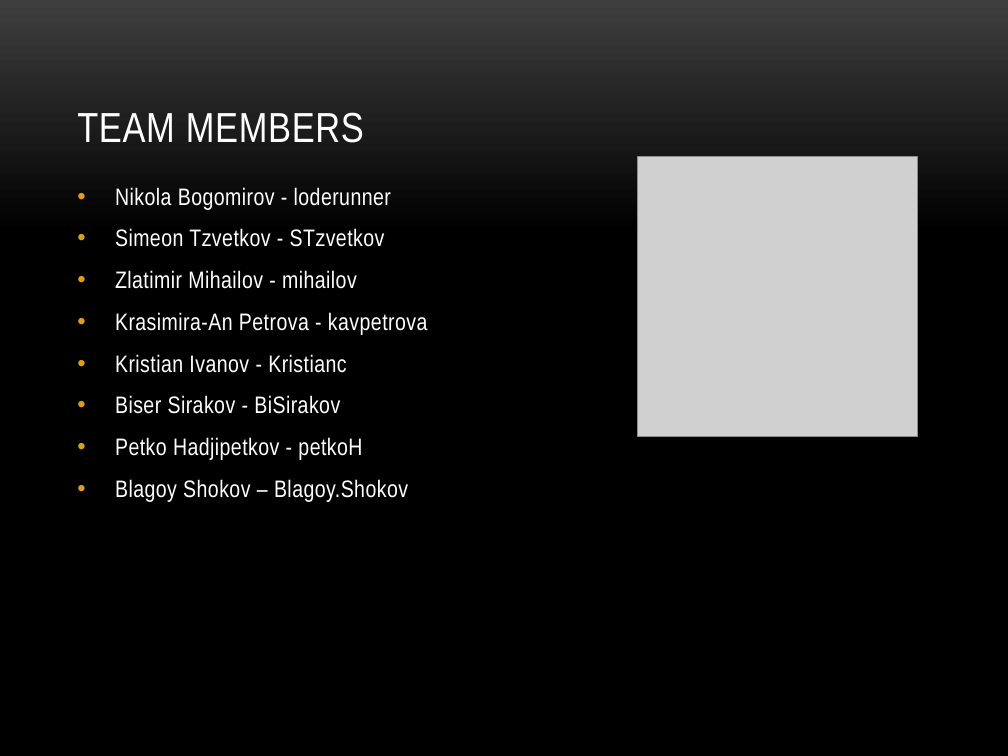
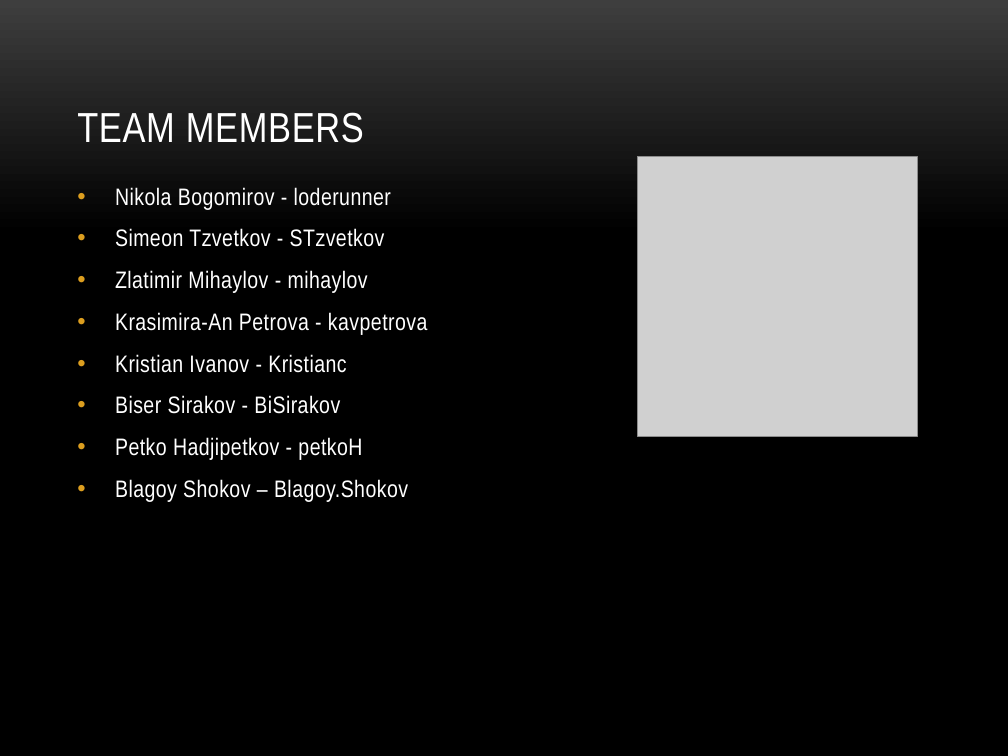
Before and after one commit to STzvetkov/Troll-runner, a slide deck: slide 2 of TeamTroll.pptx. Drawn at 1008x756 pixels with LibreOffice and Linux fonts; fonts in the diff are those of the drawing; grey boxes stand for pictures; background and template pictures are left out. Boxes give left, top, right and bottom in pixels: in the first picture for what was removed or moved away, otherwise in the second. Text is boxed around its words. In the diff, an @@ line names an element or a change of style, - is before the commit and + after.

```diff
--- a/TeamTroll.pptx
+++ b/TeamTroll.pptx
@@ text at [115, 270, 368, 293]: text changed @@
-• Zlatimir Mihailov - mihailov
+• Zlatimir Mihaylov - mihaylov
```
Also in this commit, not shown: 1 other file.
